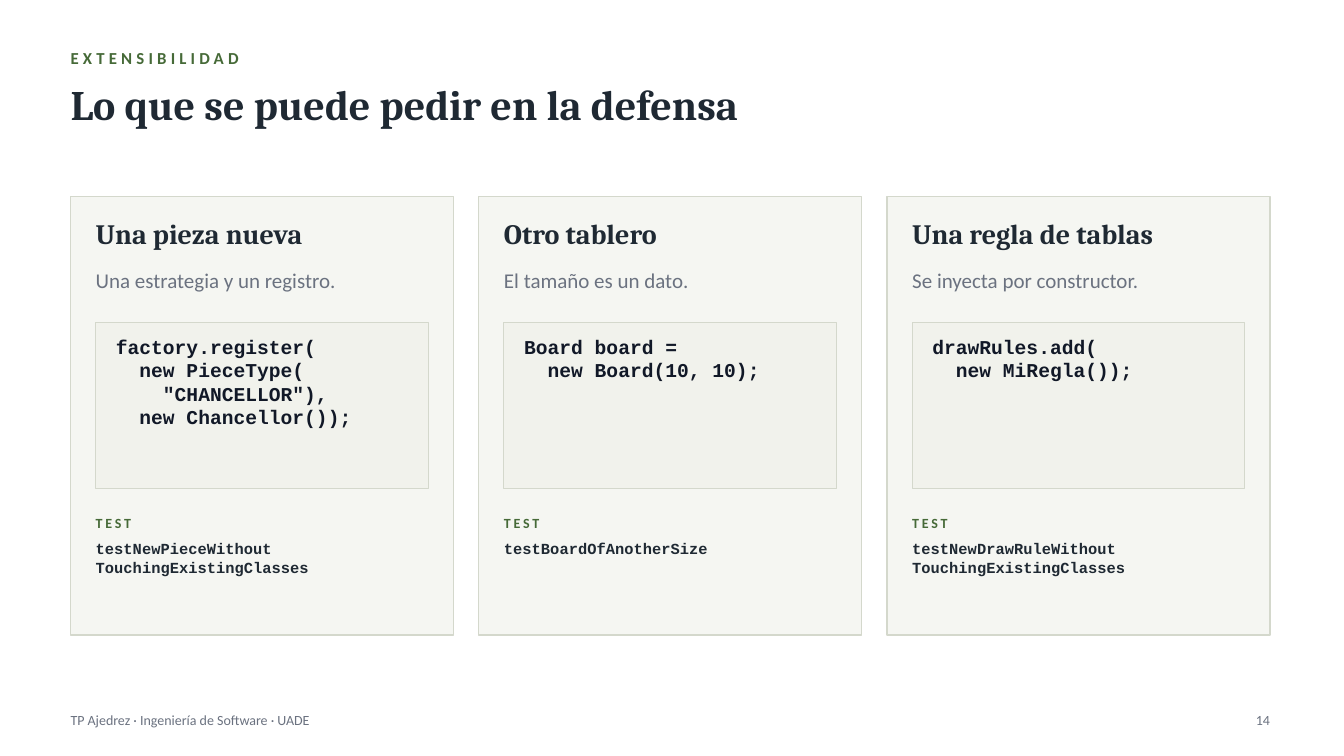
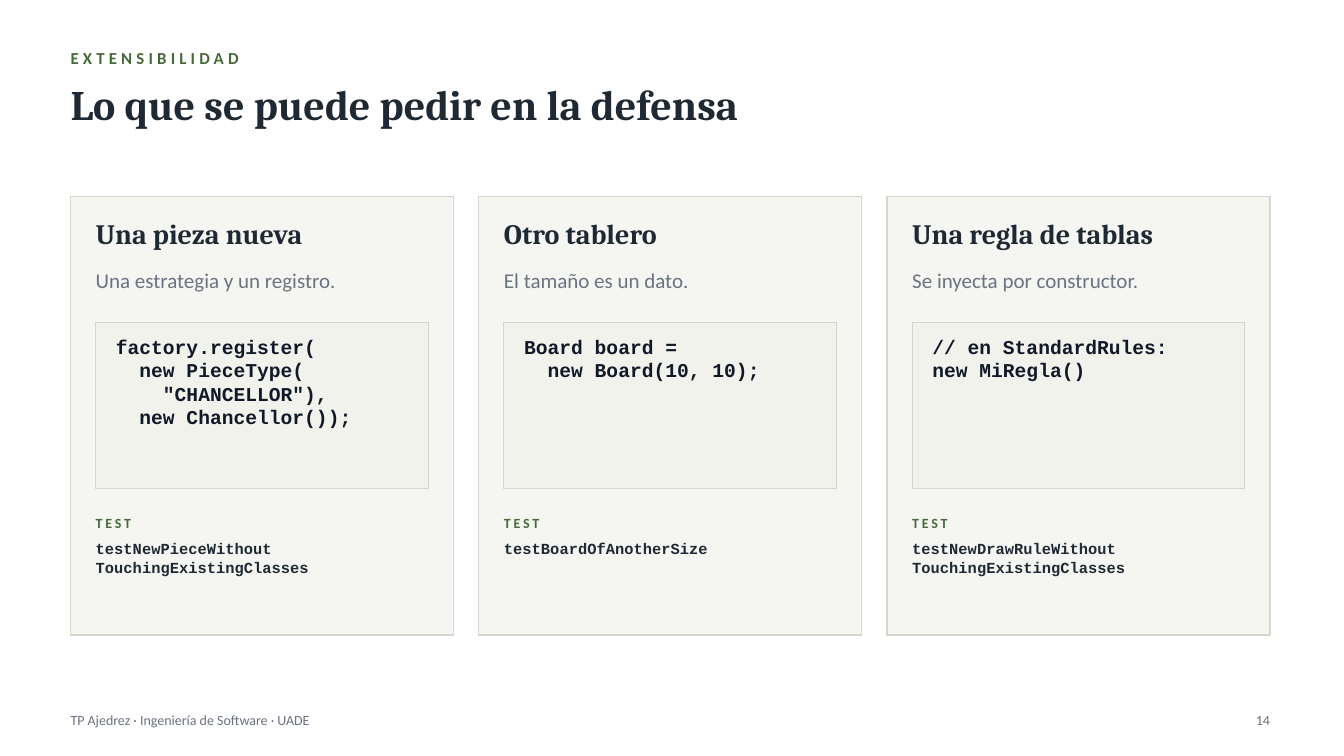
Before and after one commit to Ogstra/tp-ajedrez, a slide deck: slide 14 of docs/presentacion.pptx. Drawn at 1344x756 pixels with LibreOffice and Linux fonts; fonts in the diff are those of the drawing. Boxes give left, top, right and bottom in pixels: in the first picture for what was removed or moved away, otherwise in the second. Text is boxed around its words. In the diff, an @@ line names an element or a change of style, - is before the commit and + after.

Commit message:
Documentacion al dia y fuera los documentos de trabajo viejos
README, justificacion (y su docx), cambios de usuarios, lista del UML y presentacion con los
paquetes en ingles, StandardRules, el Decorator en las dos interfaces, BoardView, rehacer que
vuelve a anunciar el final y los conteos de pruebas. Se borran los planes de docs/superpowers,
ui-review.md y estado-final.md, que eran notas de trabajo y no entregables.

```diff
--- a/docs/presentacion.pptx
+++ b/docs/presentacion.pptx
@@ text at <box>932,340,1168,381</box>: text changed @@
-drawRules.add(
-new MiRegla());
+// en StandardRules:
+new MiRegla()
```
Also in this commit, not shown: 3 other slides changed, 17 other files.
